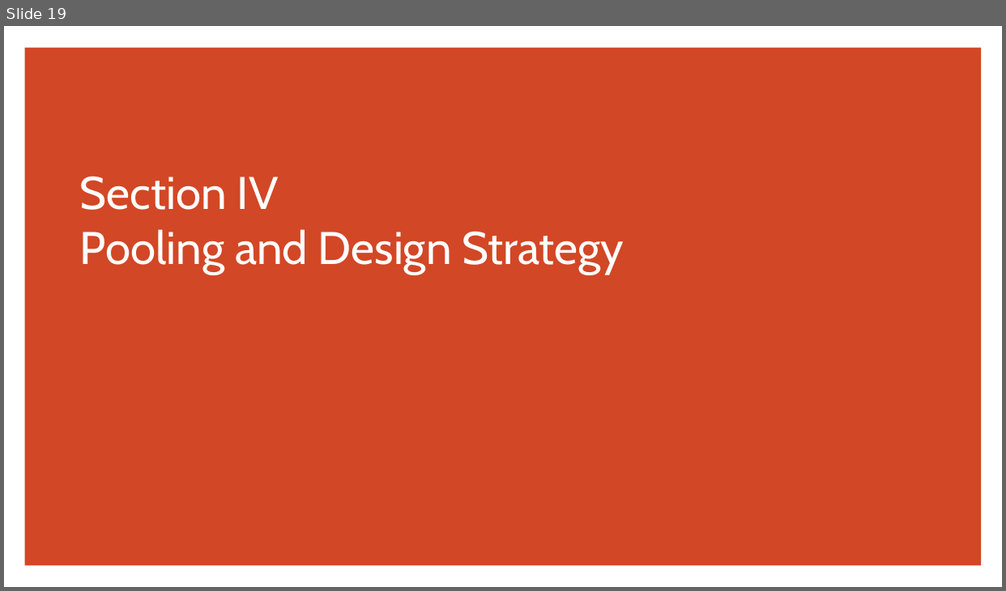
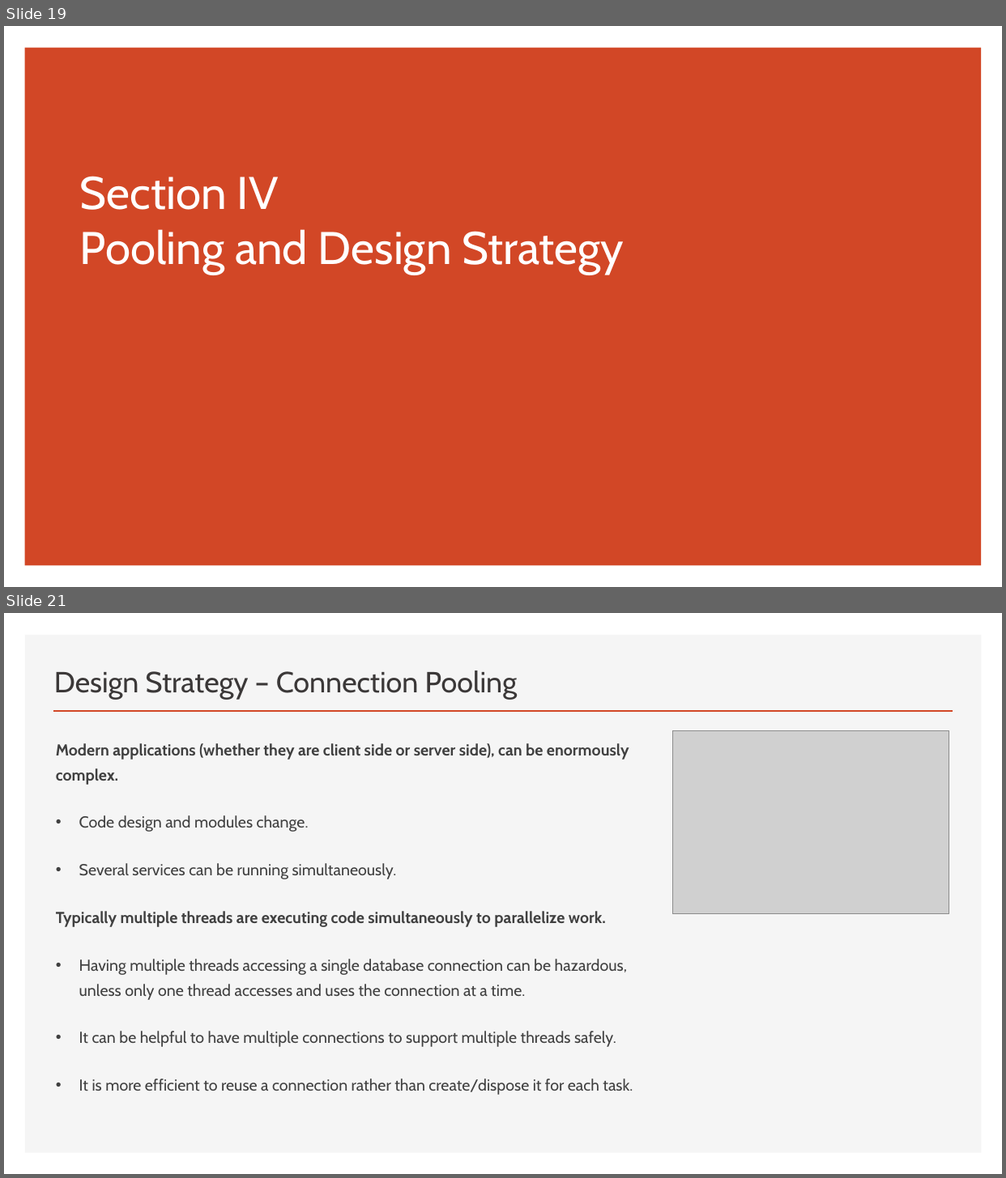
Before and after one commit to thomasnield/oreilly_programming_with_sql, a slide deck: oreilly_programming_with_sql.pptx. Shown one above the other, each under a label of ours: slide 19 before the commit, slides 19 and 21 after it; the slides between them are not shown. The pictures are 1006x591 and 1006x1178 pixels, drawn with LibreOffice and Linux fonts; fonts in the diff are those of the drawing; grey boxes stand for pictures. Boxes give left, top, right and bottom in pixels: in the first picture for what was removed or moved away, otherwise in the second. Text is boxed around its words. In the diff, an @@ line names an element or a change of style, - is before the commit and + after.

```diff
--- a/oreilly_programming_with_sql.pptx
+++ b/oreilly_programming_with_sql.pptx
@@ slide 21 added at [4, 613, 1002, 1174], background #FFFFFF @@
@@ rectangle added at [25, 635, 982, 1153], fill #F5F5F5 @@
@@ title added at [54, 671, 518, 699], 28 pt, text #3B3838 @@
+Design Strategy – Connection Pooling
@@ line added from (53, 711) to (953, 711), #D24726 2 pt @@
@@ picture added at [672, 730, 948, 914] @@
@@ text added at [56, 743, 633, 1095], 15.3 pt, text #404040 @@
+Modern applications (whether they are client side or server side), can be enormously complex.
+• Code design and modules change.
+• Several services can be running simultaneously.
+Typically multiple threads are executing code simultaneously to parallelize work.
+• Having multiple threads accessing a single database connection can be hazardous, unless only one thread accesses and uses the connection at a time.
+• It can be helpful to have multiple connections to support multiple threads safely.
+• It is more efficient to reuse a connection rather than create/dispose it for each task.
```
Also in this commit, not shown: 1 slide changed, 14 other slides added, 3 other files.
